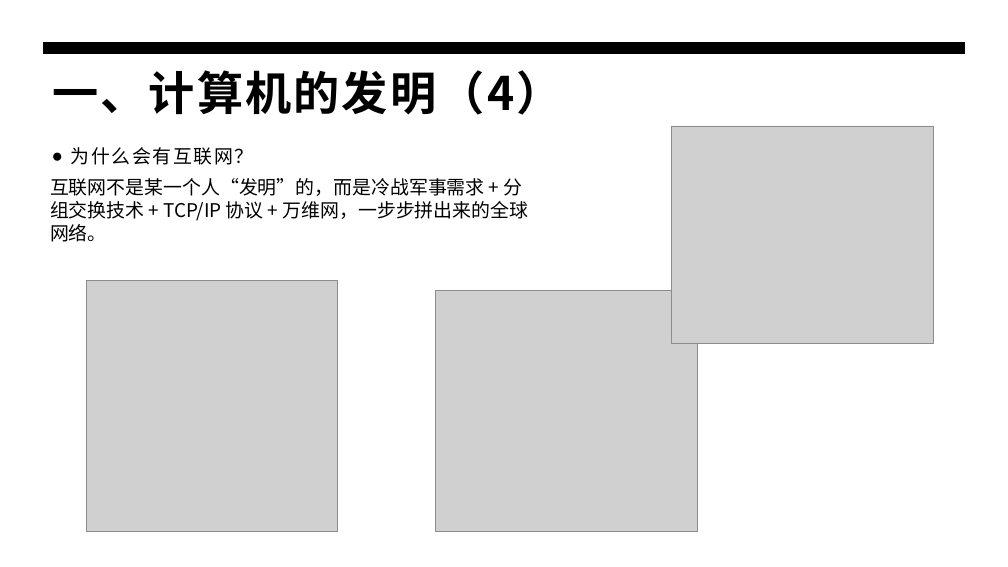
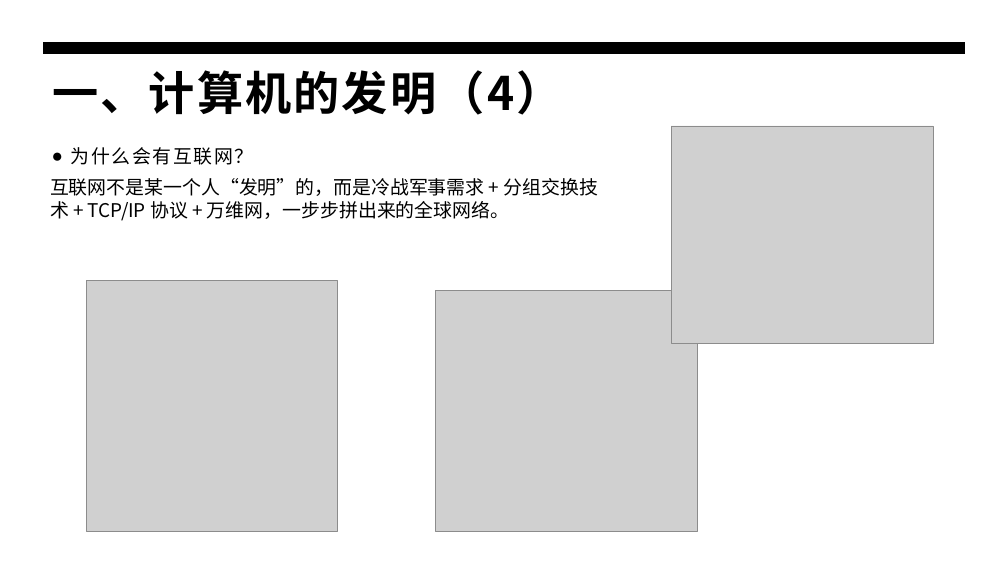
Before and after one commit to panxibei/writing, a slide deck: slide 6 of 44_心理学/21_浥尘伙伴社团独家密训课程：计算机编程开门课/浥尘伙伴社团原创：计算机编程开门课.pptx. Drawn at 1008x567 pixels with LibreOffice and Linux fonts; fonts in the diff are those of the drawing; grey boxes stand for pictures. Boxes give left, top, right and bottom in pixels: in the first picture for what was removed or moved away, otherwise in the second. Text is boxed around its words. In the diff, an @@ line names an element or a change of style, - is before the commit and + after.

```diff
--- a/44_心理学/21_浥尘伙伴社团独家密训课程：计算机编程开门课/浥尘伙伴社团原创：计算机编程开门课.pptx
+++ b/44_心理学/21_浥尘伙伴社团独家密训课程：计算机编程开门课/浥尘伙伴社团原创：计算机编程开门课.pptx
@@ text "互联网不是某一个人“发明”的，而是冷战军事需求 + 分组交换技术 + TCP/IP ..." rewrapped from (50,178,529,242) to (50,178,598,221) @@
```
Also in this commit, not shown: 23 other slides changed, 2 slides added.
